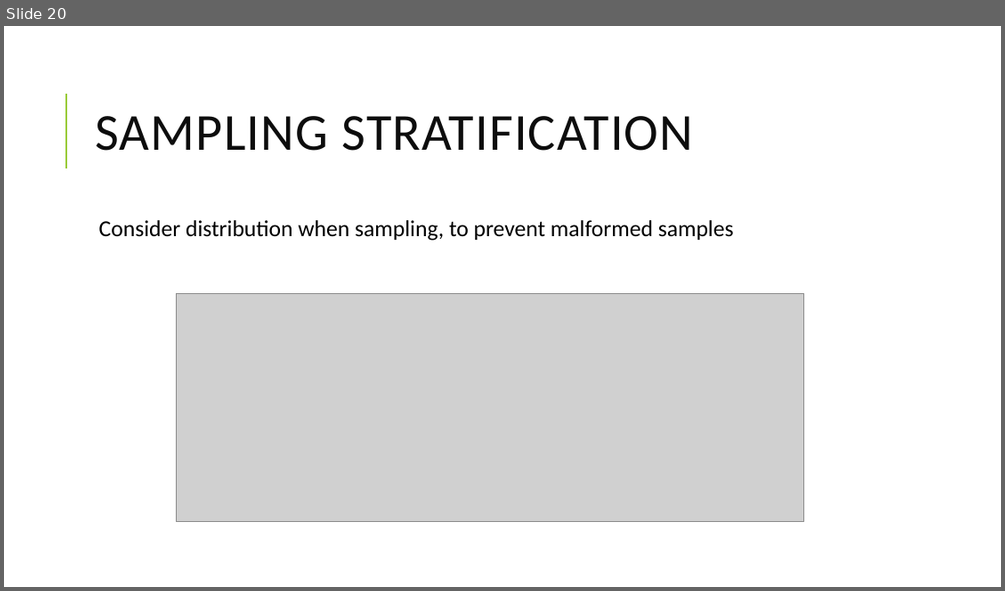
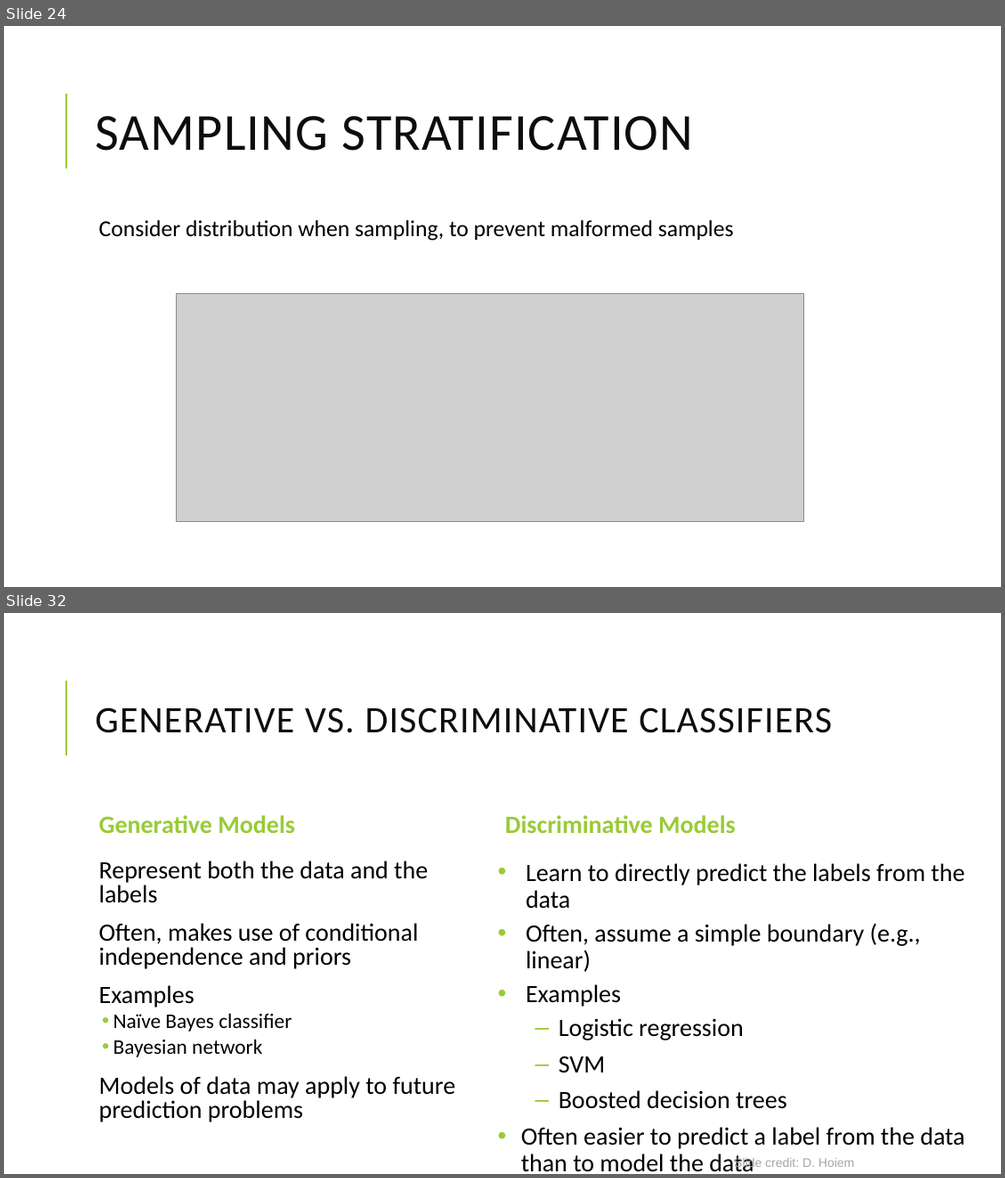
Before and after one commit to yaniv63/applied-data-science, a slide deck: Applied Data Science - 07 Machine Learning in Python.pptx. Shown one above the other, each under a label of ours: slide 20 before the commit, slides 24 and 32 after it; the slides between them are not shown. The pictures are 1005x591 and 1005x1178 pixels, drawn with LibreOffice and Linux fonts; fonts in the diff are those of the drawing; grey boxes stand for pictures. Boxes give left, top, right and bottom in pixels: in the first picture for what was removed or moved away, otherwise in the second. Text is boxed around its words. In the diff, an @@ line names an element or a change of style, - is before the commit and + after.

```diff
--- a/Applied Data Science - 07 Machine Learning in Python.pptx
+++ b/Applied Data Science - 07 Machine Learning in Python.pptx
@@ slide 32 added at box(4, 613, 1001, 1174), background #FFFFFF; not listed: 1 template element that a slide beside it also shows @@
@@ title added at box(95, 707, 832, 733), 36 pt, text #0D0D0D @@
+GENERATIVE VS. DISCRIMINATIVE CLASSIFIERS
@@ text added at box(99, 815, 295, 833), 24 pt, text #99CB38, bold @@
+Generative Models
@@ text added at box(505, 815, 736, 833), 24 pt, text #99CB38, bold @@
+Discriminative Models
@@ text added at box(99, 860, 456, 1122), 24 pt, text #000000 @@
+  Represent both the data and the labels
+  Often, makes use of conditional independence and priors
+  Examples
+  • Naïve Bayes classifier
+  • Bayesian network
+  Models of data may apply to future prediction problems
@@ text added at box(521, 863, 964, 1172), 24 pt, text #000000 @@
+• Learn to directly predict the labels from the data
+• Often, assume a simple boundary (e.g., linear)
+• Examples
+  – Logistic regression
+  – SVM
+  – Boosted decision trees
+• Often easier to predict a label from the data than to model the data
@@ text added at box(734, 1157, 854, 1170), 12 pt, text #A6A6A6 @@
+Slide credit: D. Hoiem
@@ what was slide 20 is now slide 24 @@
```
Also in this commit, not shown: 1 slide changed, 15 other slides added, 1 slide removed, 7 other files.
